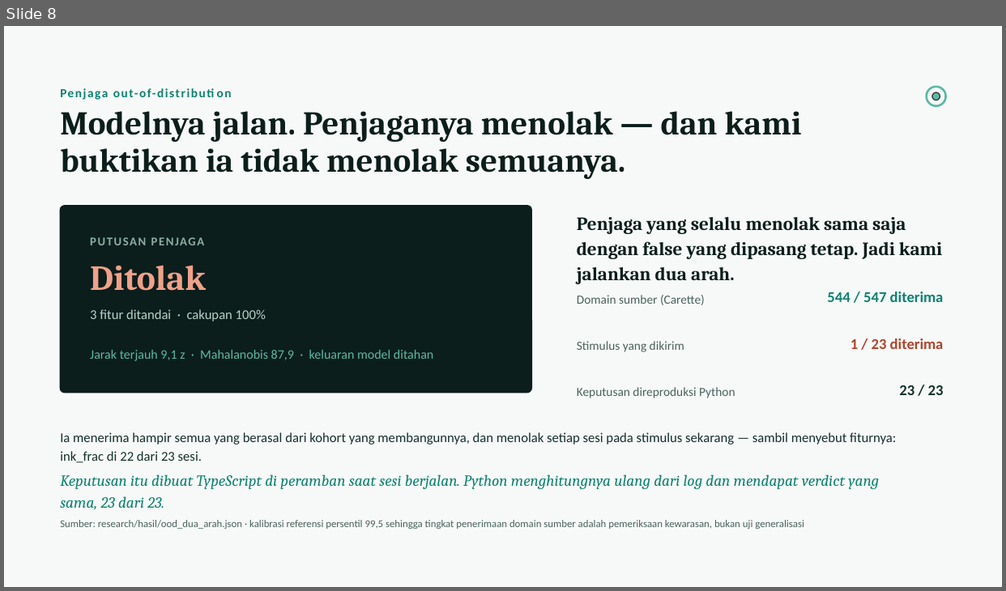
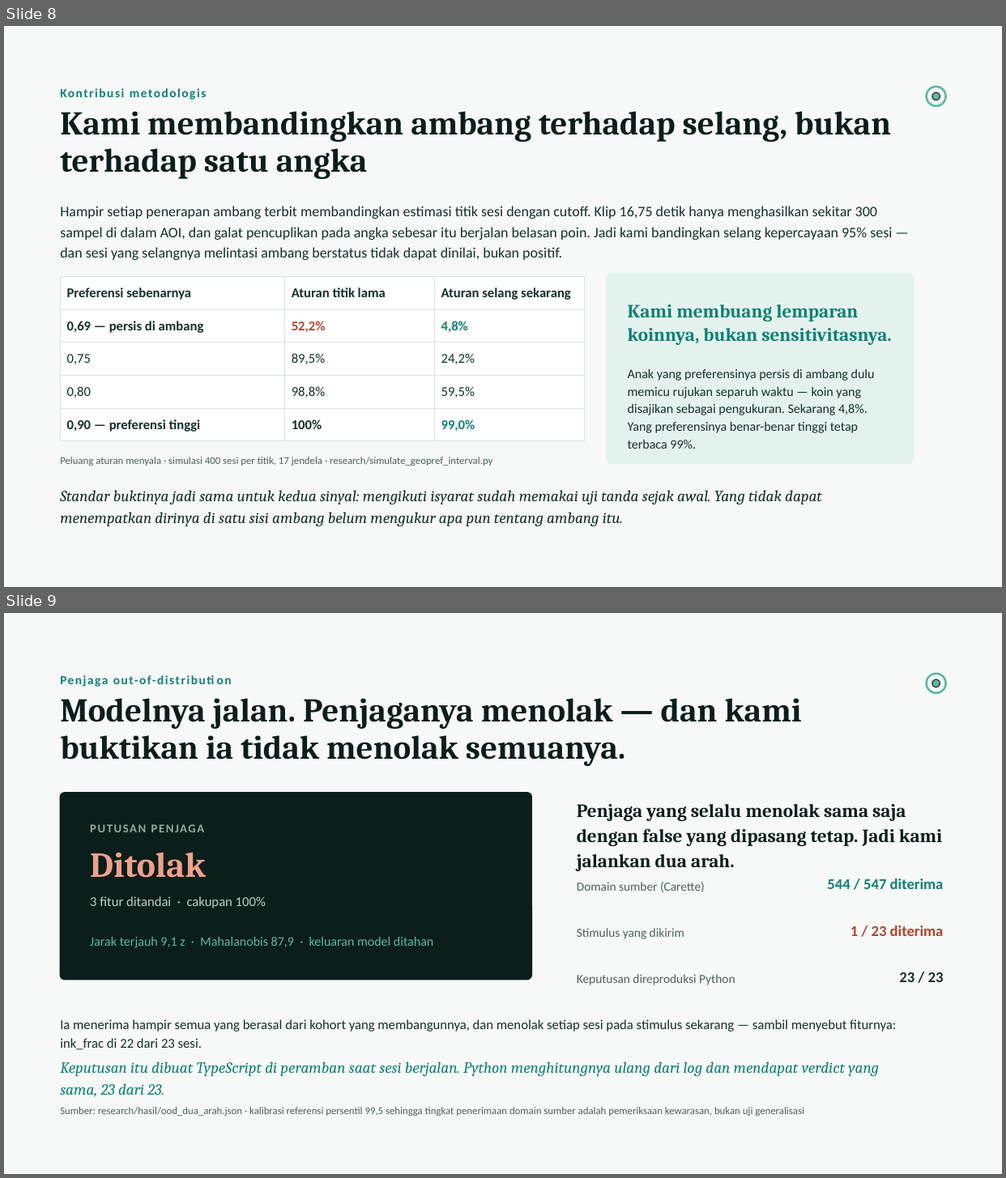
Before and after one commit to raphaeladikara/Dataton_Project_Rizzz, a slide deck: deck/Neurogaze-Pitch-Deck.pptx. Shown one above the other, each under a label of ours: slide 8 before the commit, slides 8 and 9 after it. The pictures are 1006x591 and 1006x1178 pixels, drawn with LibreOffice and Linux fonts; fonts in the diff are those of the drawing. Boxes give left, top, right and bottom in pixels: in the first picture for what was removed or moved away, otherwise in the second. Text is boxed around its words. In the diff, an @@ line names an element or a change of style, - is before the commit and + after.

```diff
--- a/deck/Neurogaze-Pitch-Deck.pptx
+++ b/deck/Neurogaze-Pitch-Deck.pptx
@@ slide 8 added at [4,26,1002,587], background #F7F9F8 @@
@@ text added at [130,88,206,100], 12 pt, text #0D8271, bold @@
+Kontribusi metodologis
@@ ellipse added at [927,87,946,106], outline #5CB9A3 2 pt @@
@@ ellipse added at [932,92,940,100], fill #5CB9A3, outline #333333 1 pt @@
@@ text added at [60,111,891,179], 32 pt, text #0B1E1B, bold @@
+Kami membandingkan ambang terhadap selang, bukan terhadap satu angka
@@ text added at [60,206,892,260], 14 pt, text #14302B @@
+Hampir setiap penerapan ambang terbit membandingkan estimasi titik sesi dengan cutoff. Klip 16,75 detik hanya menghasilkan sekitar 300 sampel di dalam AOI, dan galat pencuplikan pada angka sebesar itu berjalan belasan poin. Jadi kami bandingkan selang kepercayaan 95% sesi — dan sesi yang selangnya melintasi ambang berstatus tidak dapat dinilai, bukan positif.
@@ table added at [60,277,584,435], 5 rows, 3 columns @@
+Preferensi sebenarnya | Aturan titik lama | Aturan selang sekarang
+0,69 — persis di ambang | 52,2% | 4,8%
+0,75 | 89,5% | 24,2%
+0,80 | 98,8% | 59,5%
+0,90 — preferensi tinggi | 100% | 99,0%
@@ rounded rectangle added at [607,273,914,464], fill #E4F2EE, outline #E4F2EE 1 pt @@
@@ text added at [628,305,891,345], 18 pt, text #0D8271, bold @@
+Kami membuang lemparan koinnya, bukan sensitivitasnya.
@@ text added at [628,369,875,449], 12.5 pt, text #14302B @@
+Anak yang preferensinya persis di ambang dulu memicu rujukan separuh waktu — koin yang disajikan sebagai pengukuran. Sekarang 4,8%. Yang preferensinya benar-benar tinggi tetap terbaca 99%.
@@ text added at [60,457,492,466], 10 pt, text #4A635D @@
+Peluang aturan menyala · simulasi 400 sesi per titik, 17 jendela · research/simulate_geopref_interval.py
@@ text added at [60,490,822,527], 15 pt, text #14302B, italic @@
+Standar buktinya jadi sama untuk kedua sinyal: mengikuti isyarat sudah memakai uji tanda sejak awal. Yang tidak dapat menempatkan dirinya di satu sisi ambang belum mengukur apa pun tentang ambang itu.
@@ what was slide 8 is now slide 9 @@
```
Also in this commit, not shown: 2 slides changed, 16 other files.
